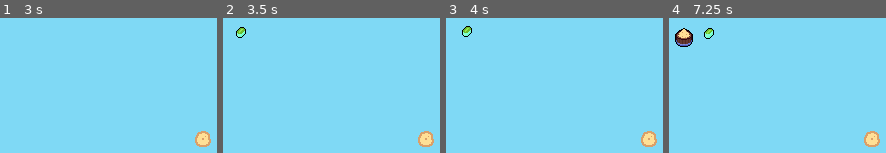
Above: before the commit, frames 1-4 (left to right).
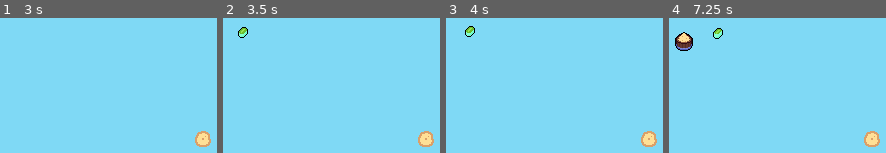
Above: after the commit, the same moments.

Repository: ninesliced/micro-jam-061
Game: Godot game, scene res://src/scripts/game/game.tscn
Same seed, same stepped clock (60 frames per second), same inputs: the game is played once before the commit and once after it. This scene is started directly instead of the project's main scene.
Inputs (mouse positions are in pixels of both pictures, inside the frame that each line leads up to):
- Up to frame 1 (3 s): tap Enter at 0.5, 2 s; move the mouse to (outside the picture) at 0.52 s; click (outside the picture) at 0.67 s; tap Space at 1.25, 2.75 s; move the mouse to (67, 148) at 1.27 s; click (67, 148) at 1.42 s; move the mouse to (outside the picture) at 2.02 s; click (outside the picture) at 2.17 s; move the mouse to (outside the picture) at 2.77 s; click (outside the picture) at 2.92 s
- Up to frame 2 (3.5 s): no input
- Up to frame 3 (4 s): tap Enter at 3.5 s; move the mouse to (outside the picture) at 3.52 s; click (outside the picture) at 3.67 s
- Up to frame 4 (7.25 s): tap Space at 4.25 s; move the mouse to (671, 77) at 4.27 s; click (671, 77) at 4.42 s; move the mouse to (outside the picture) at 5.02 s; click (outside the picture) at 5.17 s; move the mouse to (768, 40) at 5.77 s; click (768, 40) at 5.92 s; move the mouse to (outside the picture) at 6.52 s; click (outside the picture) at 6.67 s

Frame 1 is identical in both runs. In frame 2, 0.3% of the frame differs, in the area x 5-12%, y 6-15%; in frame 3, 0.4%; in frame 4, 1.6%, in the area x 2-25%, y 7-25%.

Commit message:
added rigidbody to pickable items

Diff:
--- a/src/scripts/pickable/pickable_item.gd
+++ b/src/scripts/pickable/pickable_item.gd
@@ -1,4 +1,4 @@
-extends Node2D
+extends RigidBody2D
 class_name PickableItem
 @export var resource: Pickable
 @export var sprite_2d: Sprite2D
@@ -11,7 +11,7 @@
 		set_water_inline_on(v)
 
 @export var moving_direction: Vector2
-@export var move_speed : float = 0.1
+@export var move_speed : float = 10
 
 var mat : ShaderMaterial
 @export var sink_height : int = 4:
@@ -34,9 +34,9 @@
 	if _death_timer <= 0:
 		queue_free()
 		return
-	if is_moving:
-		position +=  moving_direction.normalized() * move_speed
-
+	#if is_moving:
+		#position +=  moving_direction.normalized() * move_speed
+	#
 func _on_clicked() -> void:
 	var cursor_img = resource.sprite.get_image().duplicate()
 	cursor_img.resize(100, 100, Image.INTERPOLATE_NEAREST)
@@ -48,7 +48,7 @@
 
 func load_resource()->void:
 	sprite_2d.texture = resource.sprite
-
+	linear_velocity = moving_direction.normalized() * move_speed
 func pick()-> void:
 	pass
 
--- a/src/scripts/pickable/pickable_item.tscn
+++ b/src/scripts/pickable/pickable_item.tscn
@@ -3,6 +3,10 @@
 [ext_resource type="Script" uid="uid://kgbli8iblyp7" path="res://src/scripts/pickable/pickable_item.gd" id="1_1ko1y"]
 [ext_resource type="Shader" uid="uid://dh4wtqxpqaamx" path="res://src/scripts/pickable/pickable_item_shader.gdshader" id="1_x1t8b"]
 [ext_resource type="Texture2D" uid="uid://b5aovhmcol56m" path="res://src/Assets/seed.png" id="3_x1t8b"]
+
+[sub_resource type="PhysicsMaterial" id="PhysicsMaterial_hdf7i"]
+friction = 0.5
+bounce = 0.5
 
 [sub_resource type="ShaderMaterial" id="ShaderMaterial_03t1c"]
 resource_local_to_scene = true
@@ -76,7 +80,13 @@
 &"float": SubResource("Animation_03t1c")
 }
 
-[node name="PickableItem" type="Node2D" unique_id=1814440759 node_paths=PackedStringArray("sprite_2d")]
+[sub_resource type="CircleShape2D" id="CircleShape2D_tqlge"]
+radius = 6.0
+
+[node name="PickableItem" type="RigidBody2D" unique_id=977739885 node_paths=PackedStringArray("sprite_2d")]
+physics_material_override = SubResource("PhysicsMaterial_hdf7i")
+gravity_scale = 0.0
+lock_rotation = true
 script = ExtResource("1_1ko1y")
 sprite_2d = NodePath("Sprite2D")
 
@@ -95,6 +105,9 @@
 libraries/ = SubResource("AnimationLibrary_h6y1m")
 autoplay = &"float"
 
+[node name="CollisionShape2D" type="CollisionShape2D" parent="." unique_id=590025469]
+shape = SubResource("CircleShape2D_tqlge")
+
 [connection signal="mouse_entered" from="Button" to="." method="hover"]
 [connection signal="mouse_exited" from="Button" to="." method="unhover"]
 [connection signal="pressed" from="Button" to="." method="_on_clicked"]
